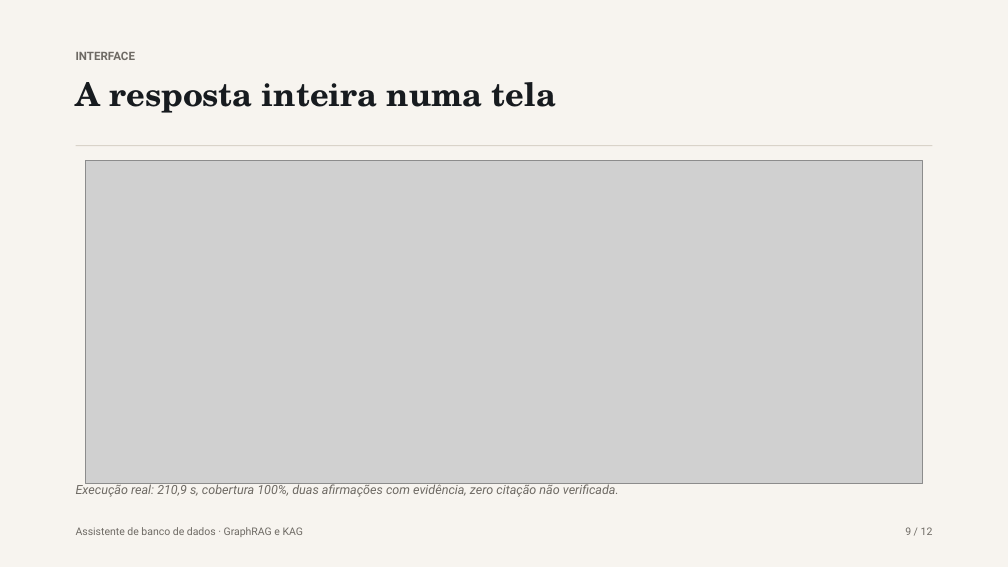
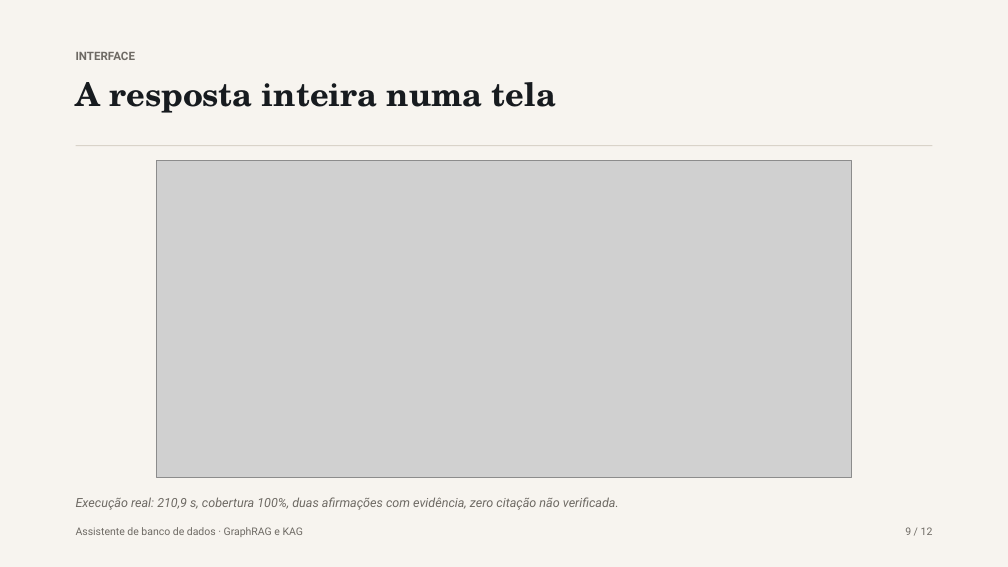
Before and after one commit to Jeff-Cunha/Assistente_BDGraph, a slide deck: slide 9 of docs/apresentacao/slides.pptx. Drawn at 1008x567 pixels with LibreOffice and Linux fonts; fonts in the diff are those of the drawing; grey boxes stand for pictures. Boxes give left, top, right and bottom in pixels: in the first picture for what was removed or moved away, otherwise in the second. Text is boxed around its words. In the diff, an @@ line names an element or a change of style, - is before the commit and + after.

Commit message:
Confere o deck no render real e corrige quatro defeitos de layout
LibreOffice 26.8.3 extraido do .msi oficial (msiexec /a, sem instalacao e sem
UAC) para converter slides.pptx em PDF e olhar o resultado. A previa anterior
era um desenho aproximado; agora e o render de verdade.

Defeitos que so o render mostrou:
- slide 1: a nota da capa ainda dizia 'ao vivo no fim'
- slide 6: a linha do RRF cortava o texto do proprio rotulo
- slide 9: a legenda caia em cima do print; recorte refeito para mostrar
  pergunta, resposta, afirmacoes, painel de sustentacao, subgrafo e citacoes
- slide 10: a linha do cabecalho da tabela virava uma faixa cinza atras dos
  rotulos

previa-slides.png passa a ser a folha de contato do PDF, e o roteiro explica
como regenerar sem PowerPoint.

```diff
--- a/docs/apresentacao/slides.pptx
+++ b/docs/apresentacao/slides.pptx
@@ picture: place and size @@
-picture at bbox=[85, 160, 923, 484]
+picture at bbox=[157, 160, 851, 478]
@@ text "Execução real: 210,9 s, cobertura ...": place and size @@
-text "Execução real: 210,9 s, cobertura ..." at bbox=[76, 483, 619, 497]
+text "Execução real: 210,9 s, cobertura ..." at bbox=[76, 497, 619, 510]
```
Also in this commit, not shown: 3 other slides changed, 3 other files.
